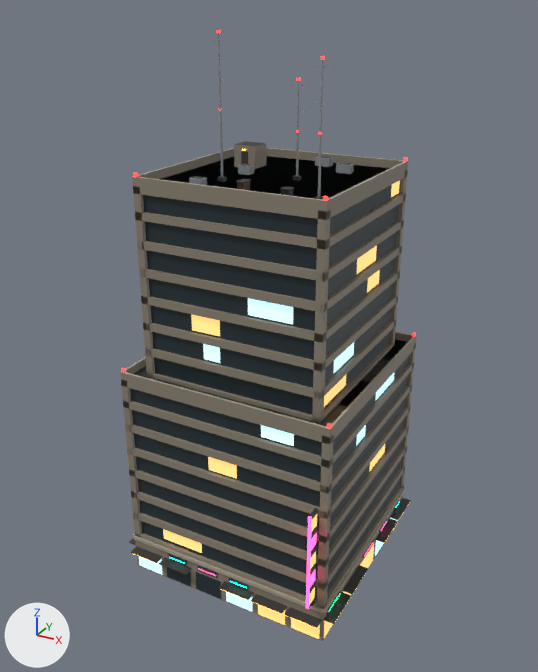
Before and after pictures for a commit that changed the FBX model Assets/Chopper/Art/City/City01/Models/Tower_Pad_V6.fbx.
Camera for both pictures: a camera (50 mm lens) standing at (44.0, -82.1, 75.2) and looking at (-0.2, -1.6, 34.9). Every picture has the same lights, and +X, +Y and +Z are marked at lower left. The picture after the commit comes second. Objects named as collision shapes, trigger or cutter boxes, shadow casters or lower levels of detail are left out. Where no turn or scale is listed for an object, it has been applied to the vertices.

Names of what the first picture shows: 'Tower_Pad_V6_LOD0'.
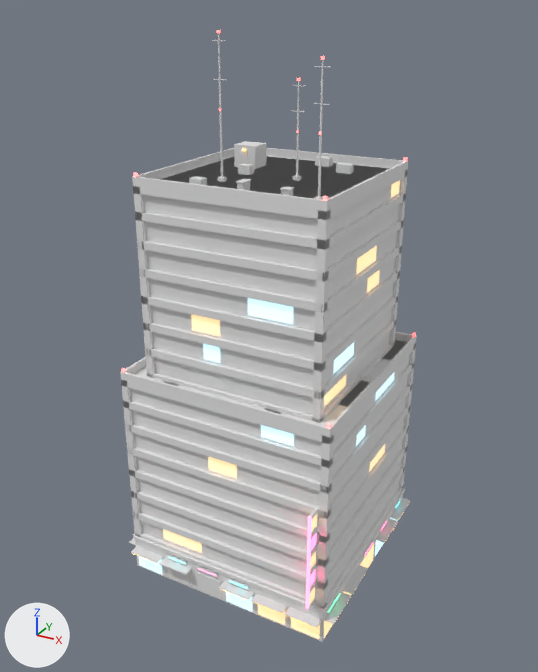
The change, as a diff of the scene's bpy script:
```diff
--- a/Assets/Chopper/Art/City/City01/Models/Tower_Pad_V6.fbx.py
+++ b/Assets/Chopper/Art/City/City01/Models/Tower_Pad_V6.fbx.py
@@ mat_city01_kit @@
 n0 = _N.new('ShaderNodeBsdfPrincipled'); n0.name = 'Principled BSDF'
 n2 = _N.new('ShaderNodeTexImage'); n2.name = 'Image Texture'
-n2.image = img_city01_colour_png
-n3 = _N.new('ShaderNodeTexImage'); n3.name = 'Image Texture.001'
-n3.image = img_city01_emission_png
-_L.new(n2.outputs[0], n0.inputs[0])  # 'Color' to 'Base Color'
-_L.new(n3.outputs[0], n0.inputs[27])  # 'Color' to 'Emission Color'
+n2.image = img_city01_emission_png
 _L.new(n0.outputs[0], n1.inputs[0])  # 'BSDF' to 'Surface'
+_L.new(n2.outputs[0], n0.inputs[27])  # 'Color' to 'Emission Color'
```

What differs and where, as boxes [x1, y1, x2, y2] in the pictures (538 x 672 px):
'Tower_Pad_V6_LOD0', surface changed (lighter)
    both: [120, 30, 417, 641]
